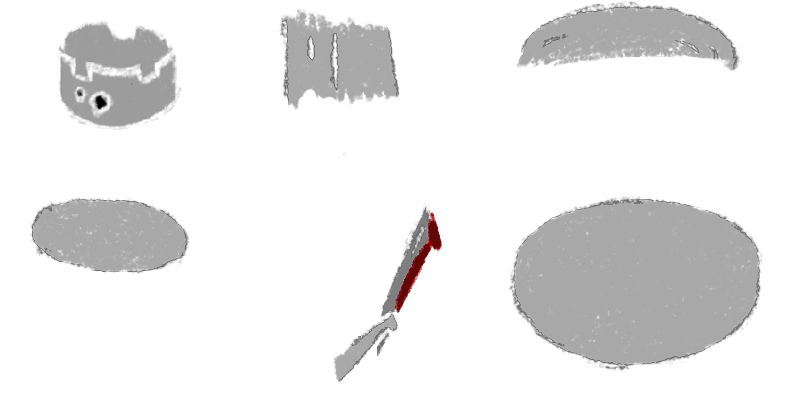
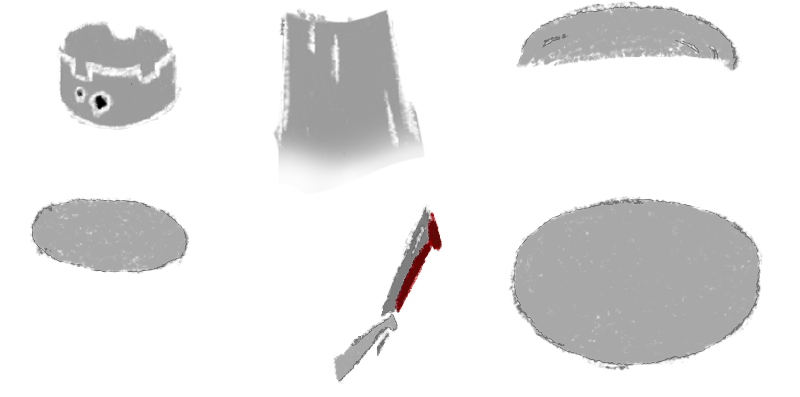
The second 800 × 397 image is a revision of the first. Changes to its layers:
added layer "Untitled_Artwork 17 Kopie 2" above "Untitled_Artwork 17" over [273, 9, 425, 194]
added layer "Ebene 2" above "Layer 14 Kopie" over [273, 9, 420, 157]
painted on "Layer 14 Kopie" over [273, 9, 420, 157]
